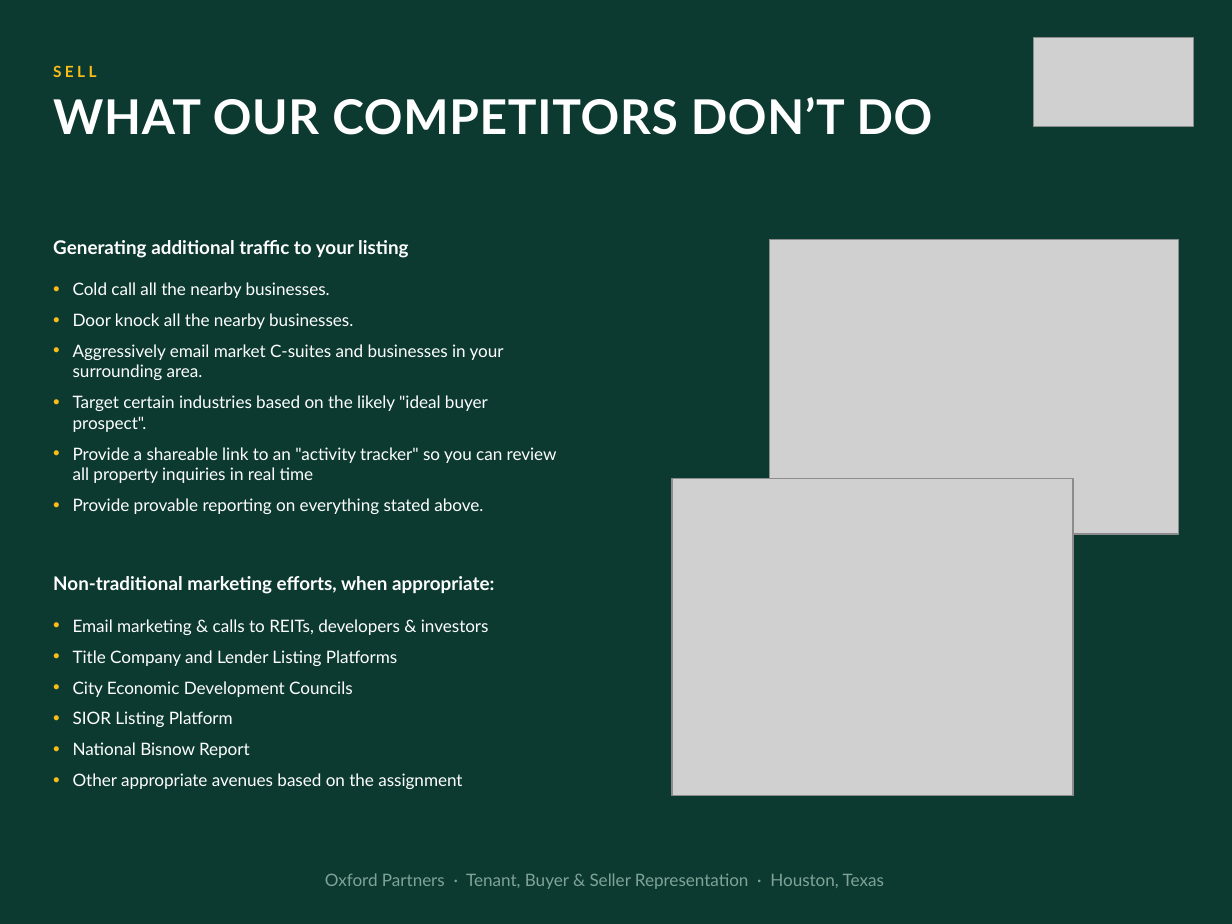
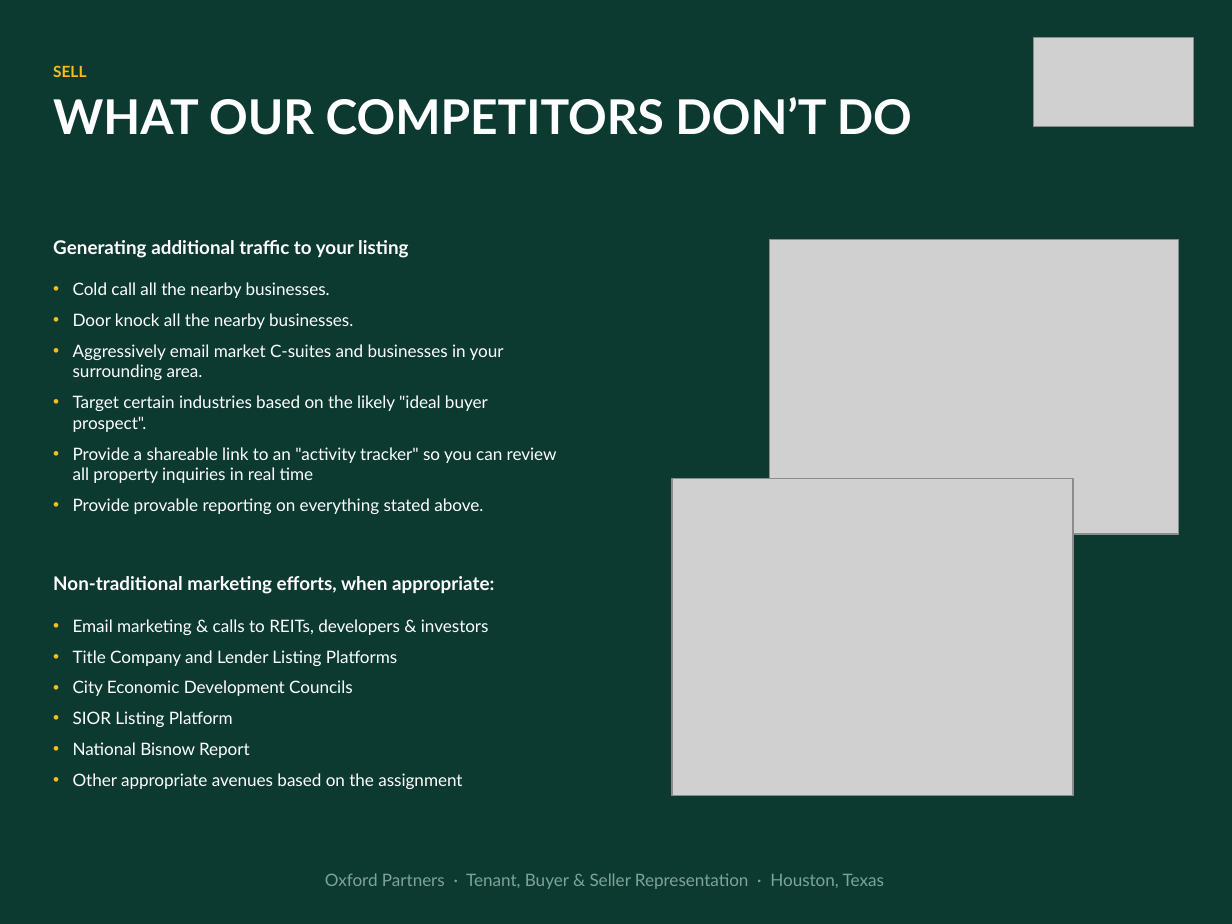
Before and after one commit to rhartsell-ar/oxford-templates, a slide deck: slide 10 of Oxford_How_We_Work_ Updated Sept 2026.pptx. Drawn at 1232x924 pixels with LibreOffice and Linux fonts; fonts in the diff are those of the drawing; grey boxes stand for pictures. Boxes give left, top, right and bottom in pixels: in the first picture for what was removed or moved away, otherwise in the second. Text is boxed around its words. In the diff, an @@ line names an element or a change of style, - is before the commit and + after.

```diff
--- a/Oxford_How_We_Work_ Updated Sept 2026.pptx
+++ b/Oxford_How_We_Work_ Updated Sept 2026.pptx
@@ text "SELL" at (x1=53, y1=65, x2=86, y2=77): letter spacing 1.9 to 0 pt @@
@@ text "WHAT OUR COMPETITORS DON’T DO" at (x1=53, y1=97, x2=912, y2=135): letter spacing 0.5 to 0 pt @@
```
Also in this commit, not shown: 16 other slides changed.
